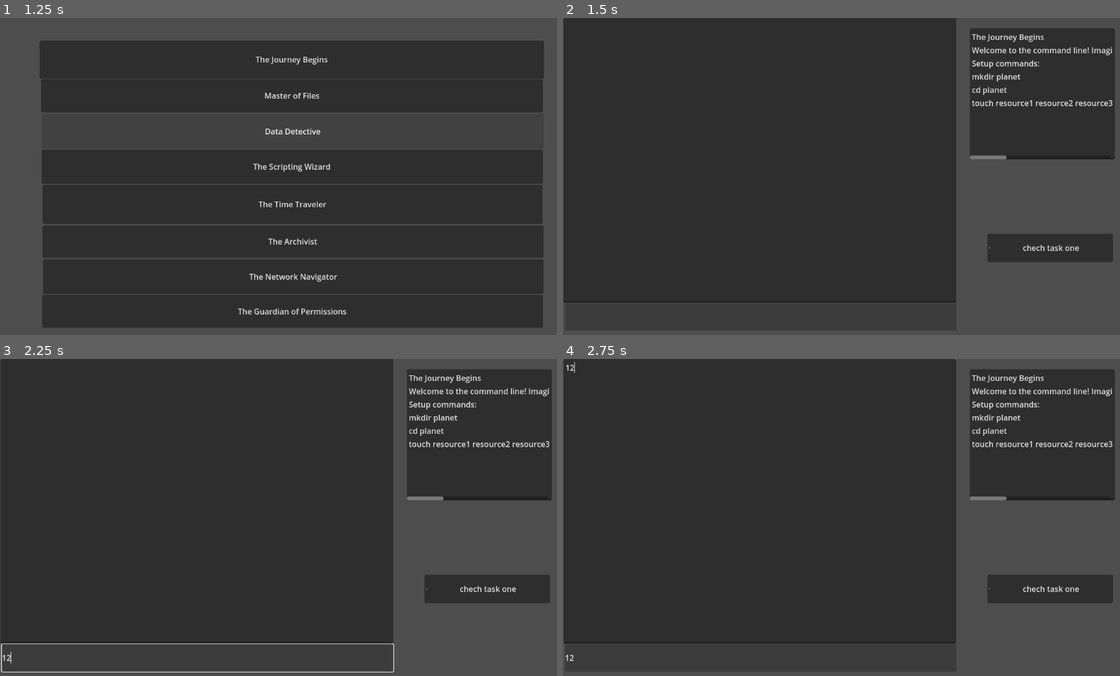
Above: before the commit, frames 1-4 (two rows, left to right).
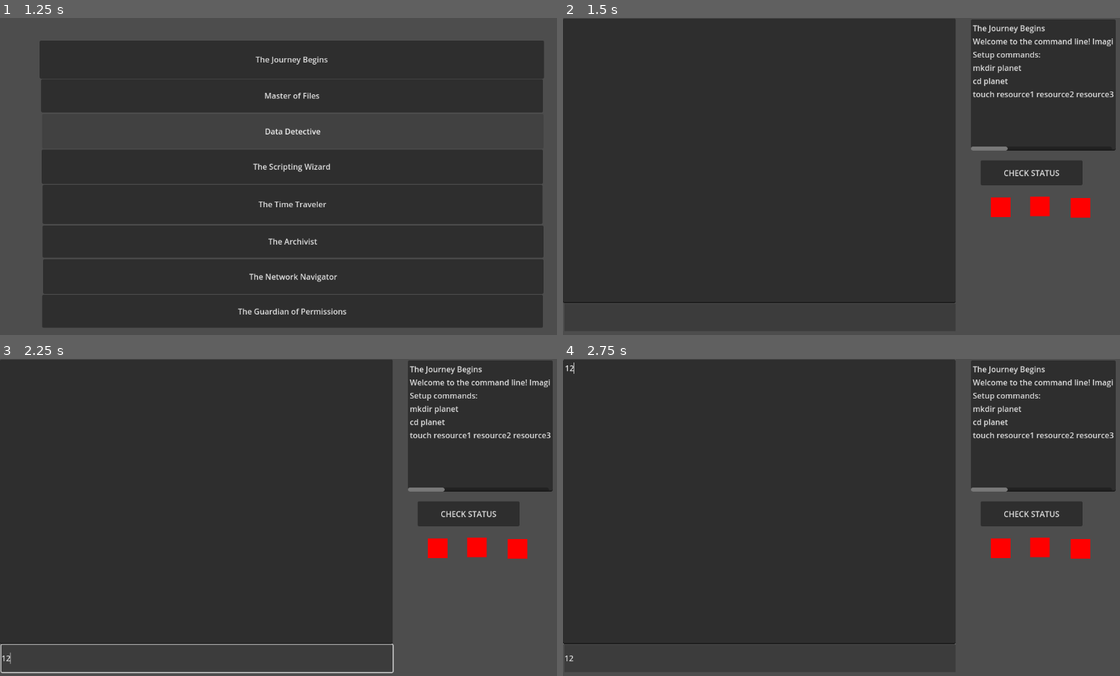
Above: after the commit, the same moments.

Repository: Pradeepaa001/Essentials
Game: Godot game, scene res://Scenes/main.tscn
The game is run twice, just before and just after one commit, with the same random seed, the same clock (stepped at 60 frames per second) and the same inputs.
Inputs (mouse positions are in pixels of both pictures, inside the frame that each line leads up to):
- Up to frame 1 (1.25 s): click "LEVELS" at 0.5 s
- Up to frame 2 (1.5 s): click "The Journey Begins" at 1.25 s
- Up to frame 3 (2.25 s): click (194, 656) at 2.02 s; type "12" at 2.1 s
- Up to frame 4 (2.75 s): click (757, 501) at 2.25 s; type "12" at 2.33 s

Frame 1 is identical in both runs. In frame 2, 7.5% of the frame differs, in the area x 0-100%, y 0-90%; in frame 3, 8.1%, in the area x 0-100%, y 0-100%; in frame 4, 7.6%.
Error after the commit: Attempt to call function 'dir_exists' in base 'null instance' on a null instance. (res://Scripts/level_1_trail.gd:24)

Commit message:
Added clearing the input after processing output featue in terminal.gd Added coloured icons to check status of progress

Diff:
--- a/Scenes/level_1.tscn
+++ b/Scenes/level_1.tscn
@@ -1,29 +1,44 @@
-[gd_scene load_steps=4 format=3 uid="uid://bwf57mmusyske"]
+[gd_scene load_steps=3 format=3 uid="uid://bwf57mmusyske"]
 
 [ext_resource type="Script" path="res://Scripts/level_1_trail.gd" id="1_hjk8f"]
 [ext_resource type="PackedScene" uid="uid://dwsqlli5p3aga" path="res://Scenes/terminal.tscn" id="2_xgr7u"]
-
-[sub_resource type="CanvasTexture" id="CanvasTexture_8gu8h"]
 
 [node name="LEVEL1" type="Node2D"]
 position = Vector2(299, 213)
 script = ExtResource("1_hjk8f")
 
 [node name="Terminal" parent="." instance=ExtResource("2_xgr7u")]
-position = Vector2(-177, -52)
+position = Vector2(-178, -51)
 
 [node name="TextEdit" type="TextEdit" parent="."]
-offset_left = 532.0
-offset_top = -192.0
-offset_right = 828.0
-offset_bottom = 76.0
+offset_left = 534.0
+offset_top = -210.0
+offset_right = 830.0
+offset_bottom = 58.0
 
-[node name="Button" type="Button" parent="."]
-offset_left = 568.0
-offset_top = 228.0
-offset_right = 824.0
-offset_bottom = 286.0
-text = "chech task one"
-icon = SubResource("CanvasTexture_8gu8h")
+[node name="ColorRect1" type="ColorRect" parent="."]
+offset_left = 575.0
+offset_top = 154.0
+offset_right = 615.0
+offset_bottom = 194.0
 
-[connection signal="pressed" from="Button" to="." method="_on_button_pressed"]
+[node name="ColorRect2" type="ColorRect" parent="."]
+offset_left = 655.0
+offset_top = 152.0
+offset_right = 695.0
+offset_bottom = 192.0
+
+[node name="ColorRect3" type="ColorRect" parent="."]
+offset_left = 738.0
+offset_top = 155.0
+offset_right = 778.0
+offset_bottom = 195.0
+
+[node name="check" type="Button" parent="."]
+offset_left = 554.0
+offset_top = 78.0
+offset_right = 762.0
+offset_bottom = 129.0
+text = "CHECK STATUS"
+
+[connection signal="pressed" from="check" to="." method="_on_check_pressed"]
--- a/Scripts/level_1_trail.gd
+++ b/Scripts/level_1_trail.gd
@@ -5,6 +5,7 @@
 var level_setup_commands = ["mkdir planet", "cd planet", "touch resource1 resource2 resource3"]
 var level_congrats_message = "Well done, Explorer! You've gathered your first resources."
 const Terminal = preload("res://Scripts/terminal.gd")
+
 var terminal = Terminal.new()
 
 func _ready():
@@ -14,6 +15,7 @@
 	for element in level_setup_commands:
 		commands += str(element) + "\n"
 	output.text += level_description + "\nSetup commands:\n" + commands
+	update_icons()
 
 func task1_status() -> bool:
 	print("4")
@@ -39,12 +41,44 @@
 			return false
 	return true
 
-func _on_button_pressed():
-	Color.ALICE_BLUE
-	print("yesss")
+func update_icons():
+	if task1_status():
+		$ColorRect1.color  = Color(0,1,0)
+		print("task1:", task1_status())
+
+	else:
+
+		$ColorRect1.color  = Color(1,0,0)
+		print("task1:", task1_status())
+
+
+
+	if task2_status():
+		print("task2:", task2_status())
+		$ColorRect2.color  = Color(0,1,0)
+
+	else:
+
+		$ColorRect2.color  = Color(1,0,0)
+		print("task2:", task2_status())
+
+
+	if task3_status():
+		print("task3:", task3_status())
+		$ColorRect3.color  = Color(0,1,0)
+
+	else:
+		print("task3:", task3_status())
+		$ColorRect3.color  = Color(1,0,0)
+
+
+
+
+
+func _on_check_pressed():
 	var output = $TextEdit
+	update_icons()
 	if task1_status() and task2_status() and task3_status():
 		output.text += "\ntasks completed\n"
 	else:
 		output.text += "\ntasks are not completed\n"
-		Color.RED
--- a/Scripts/level_selector.gd
+++ b/Scripts/level_selector.gd
@@ -3,7 +3,7 @@
 func _ready():
 	print('3')
 func _on_button_pressed():
-	get_tree().change_scene_to_file("res://level_1.tscn")
+	get_tree().change_scene_to_file("res://Scenes/level_1.tscn")
 
 
 func _on_button_2_pressed():
--- a/Scripts/terminal.gd
+++ b/Scripts/terminal.gd
@@ -1,5 +1,6 @@
 extends Node2D
 class_name Terminal
+#signal command_executed(String command, String response)
 
 var pwd = "user"
 
@@ -14,8 +15,9 @@
 
 	for idx in grey_list_commands.size():
 		if grey_list_commands[idx] == command[0]:
+			#emit_signal("command_executed", command[0], response)
 			return response + grey_list_processing[idx].call(command) + "\n"
-
+	#emit_signal("command_executed", command[0], response)
 	return response + execute(command)
 
 func execute(cmd):
@@ -25,10 +27,11 @@
 	return String(output[-1])
 
 func _on_line_edit_text_submitted(cmd: String):
-
 	var response = processCommand(cmd)
+	$input.text = ""
 	var output = $output
 	output.text += response
+
 
 func process_cd(cmd):
 	print(cmd)
Binary file added: Green done.png
Not shown, added: Green done.png.import
Not shown: 1 places in Scenes/main.tscn that only renumber resources
Binary file added: gray.png
Not shown, added: gray.png.import
Binary file added: red incomplete.png
Not shown, added: red incomplete.png.import
Not shown, added: Green done.png:Zone.Identifier
Not shown, added: gray.png:Zone.Identifier
Not shown, added: red incomplete.png:Zone.Identifier
Not shown, removed: user/planet/hhhh
Not shown, added: user/planet/resource1
(and 2 more such lines)
